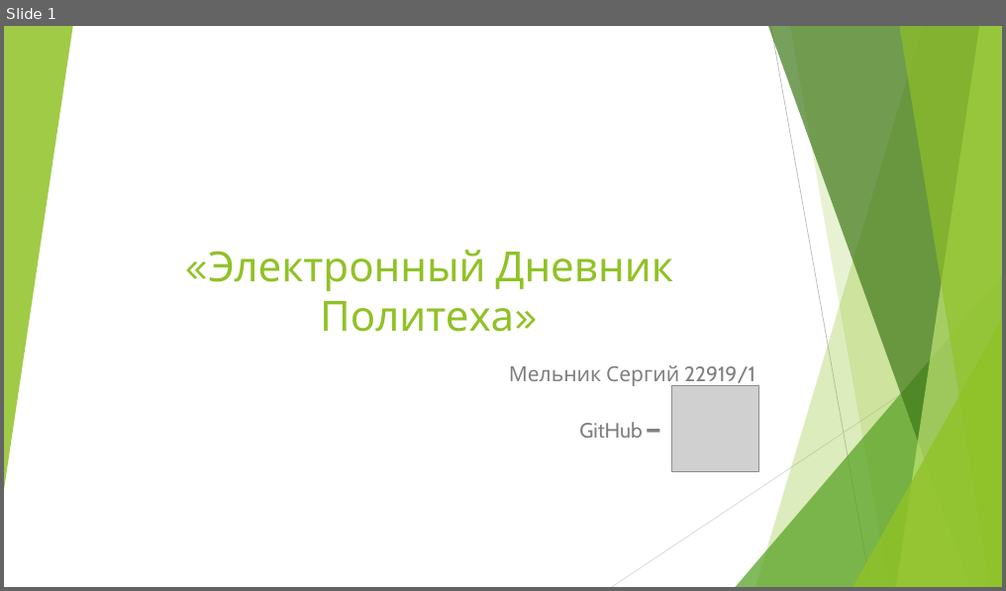
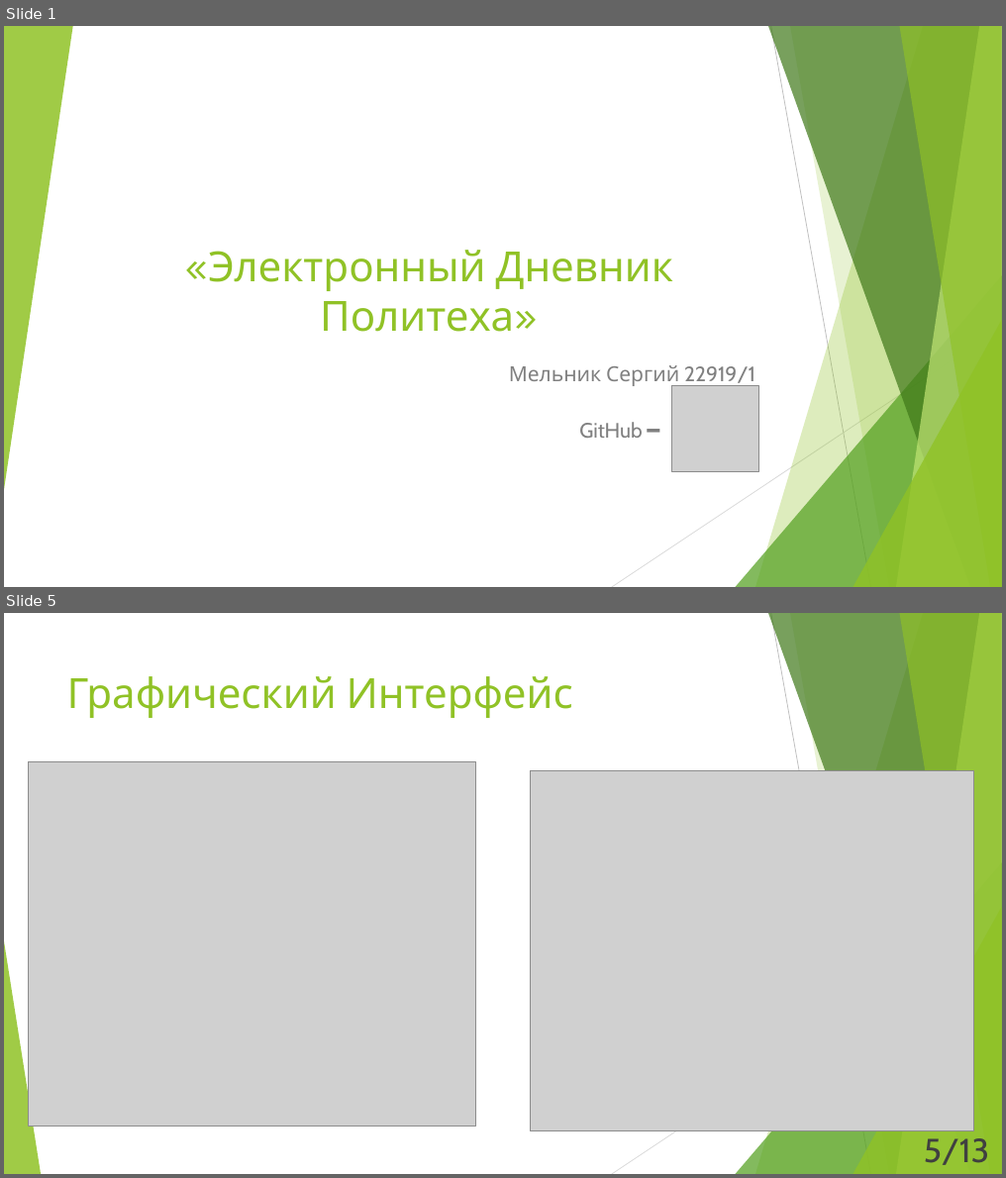
Before and after one commit to AlfaToad/MDK, a slide deck: documents/presentation/Электроный Дневник Политеха.pptx. Shown one above the other, each under a label of ours: slide 1 before the commit, slides 1 and 5 after it; the slides between them are not shown. The pictures are 1006x591 and 1006x1178 pixels, drawn with LibreOffice and Linux fonts; fonts in the diff are those of the drawing; grey boxes stand for pictures. Boxes give left, top, right and bottom in pixels: in the first picture for what was removed or moved away, otherwise in the second. Text is boxed around its words. In the diff, an @@ line names an element or a change of style, - is before the commit and + after.

```diff
--- a/documents/presentation/Электроный Дневник Политеха.pptx
+++ b/documents/presentation/Электроный Дневник Политеха.pptx
@@ slide 5 added at bbox=[4, 613, 1002, 1174], background #FFFFFF; not listed: 9 template elements that a slide beside it also shows @@
@@ title added at bbox=[67, 676, 573, 718], 40 pt, text #90C226 @@
+Графический Интерфейс
@@ picture added at bbox=[28, 761, 475, 1127] @@
@@ picture added at bbox=[531, 771, 974, 1132] @@
@@ triangle added at bbox=[4, 942, 41, 1174], fill #90C226 at 85% opacity @@
@@ text added at bbox=[924, 1139, 989, 1165], 32 pt, text #404040 @@
+5/13
```
Also in this commit, not shown: 11 slides changed.
